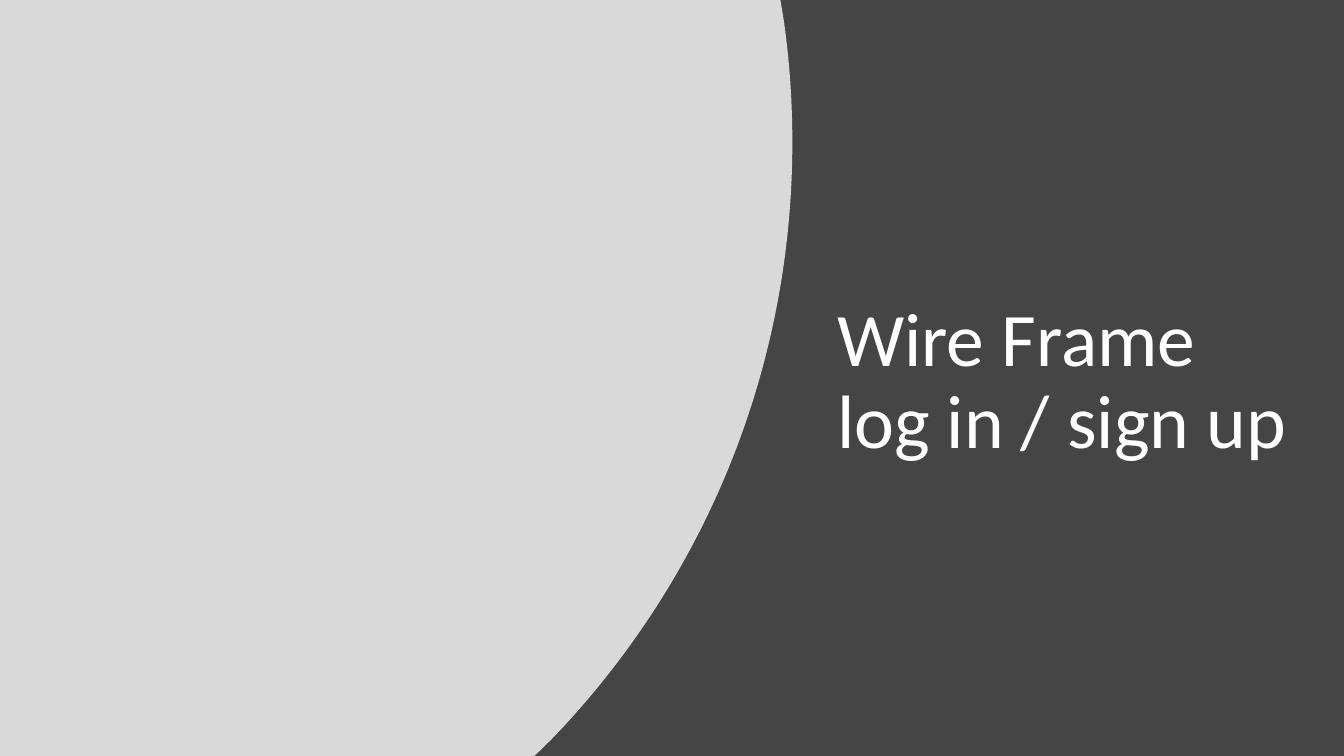
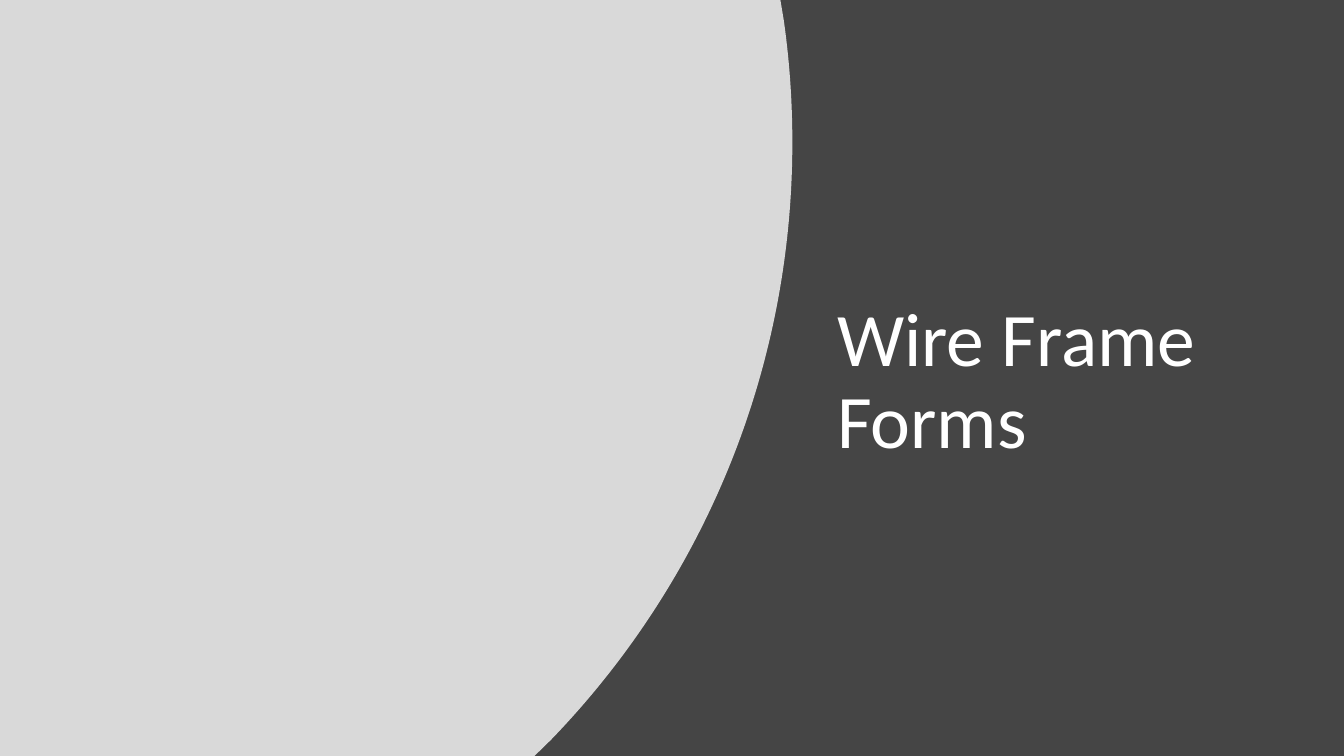
Before and after one commit to jameshutchy/Best-Practice-PHP, a slide deck: slide 2 of BCDE224 - Assessment 2 - James Hutchinson/BCDE244-Assesment 2 - James Hutchinson.pptx. Drawn at 1344x756 pixels with LibreOffice and Linux fonts; fonts in the diff are those of the drawing. Boxes give left, top, right and bottom in pixels: in the first picture for what was removed or moved away, otherwise in the second. Text is boxed around its words. In the diff, an @@ line names an element or a change of style, - is before the commit and + after.

Commit message:
html css forms templates Ass2

```diff
--- a/BCDE224 - Assessment 2 - James Hutchinson/BCDE244-Assesment 2 - James Hutchinson.pptx
+++ b/BCDE224 - Assessment 2 - James Hutchinson/BCDE244-Assesment 2 - James Hutchinson.pptx
@@ title at bbox=[837, 314, 1196, 449]: text changed @@
-Wire Frame log in / sign up
+Wire Frame Forms
```
Also in this commit, not shown: 9 other slides changed, 2 slides added, 11 slides removed, 22 other files.
